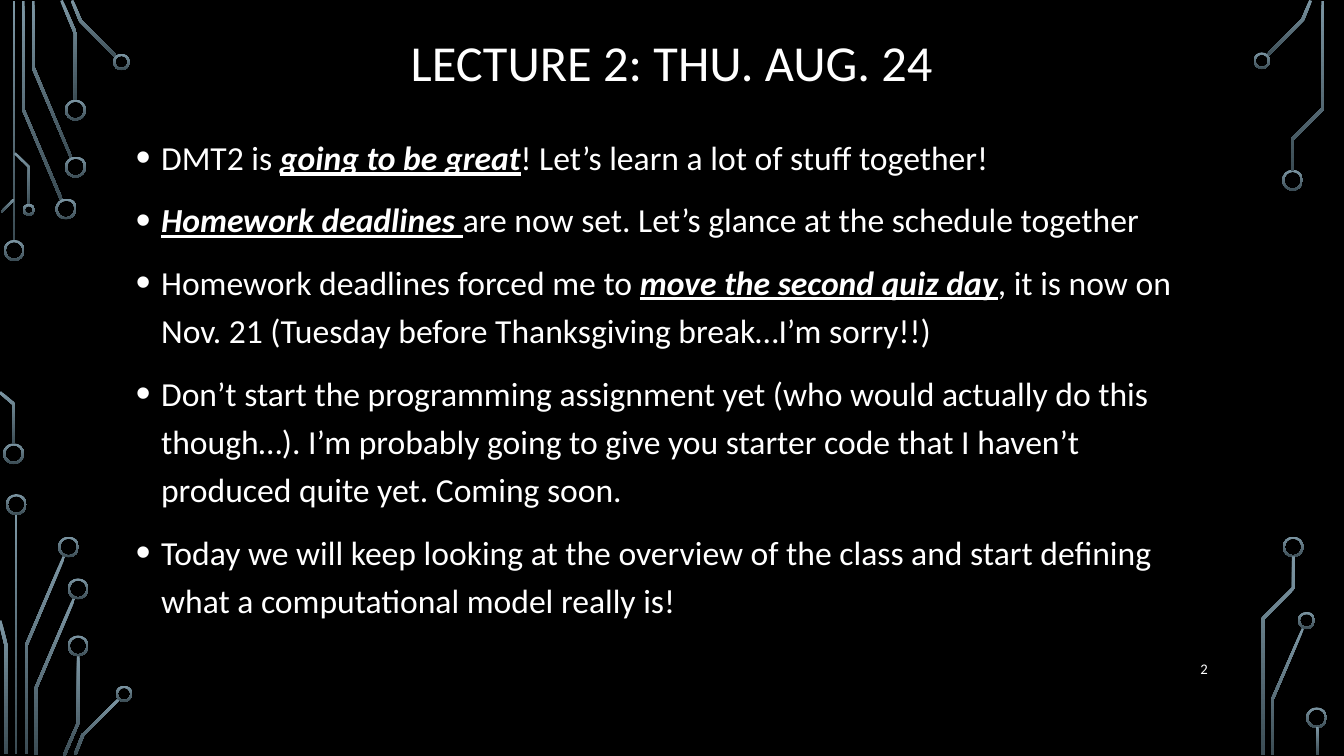
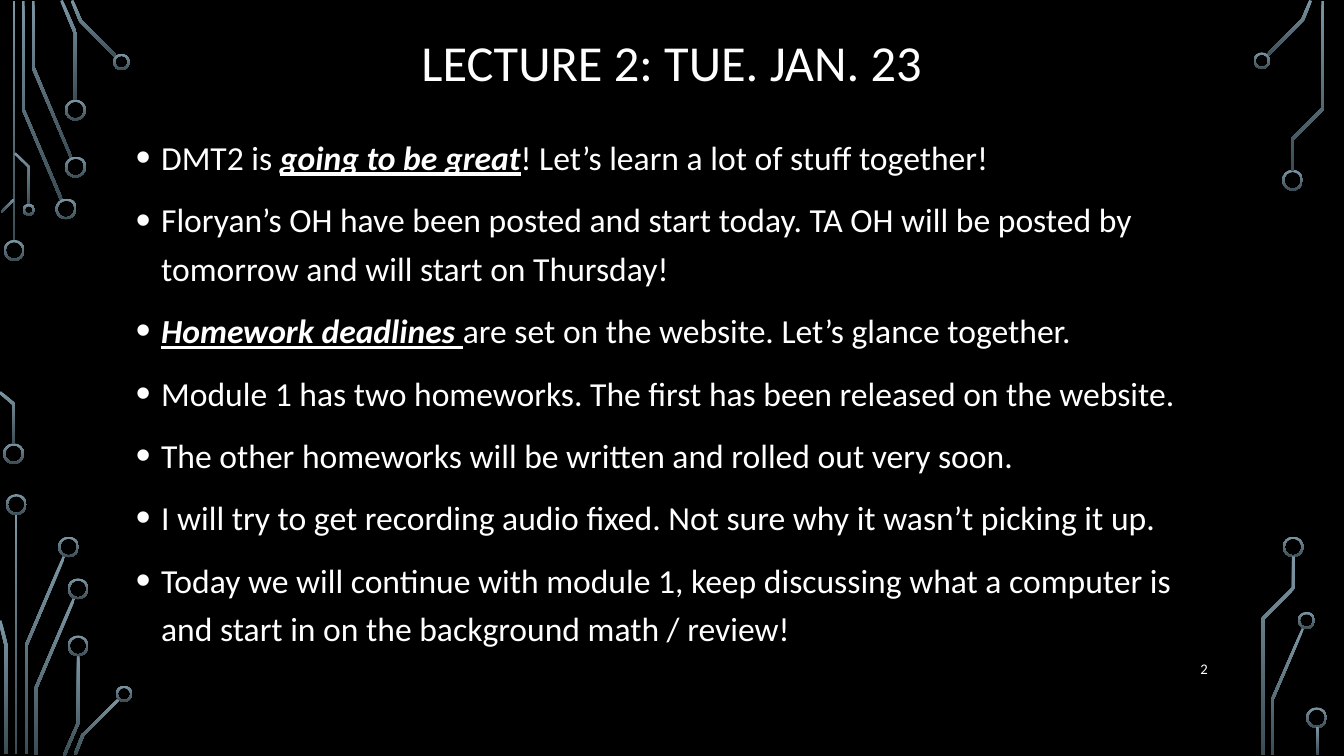
Before and after one commit to markfloryan/dmt2, a slide deck: slide 2 of slides/00-DailyAnnouncements.pptx. Drawn at 1344x756 pixels with LibreOffice and Linux fonts; fonts in the diff are those of the drawing; background and template pictures are left out. Boxes give left, top, right and bottom in pixels: in the first picture for what was removed or moved away, otherwise in the second. Text is boxed around its words. In the diff, an @@ line names an element or a change of style, - is before the commit and + after.

```diff
--- a/slides/00-DailyAnnouncements.pptx
+++ b/slides/00-DailyAnnouncements.pptx
@@ title at <box>421,48,922,82</box>: text changed @@
-LECTURE 2: THU. AUG. 24
+LECTURE 2: TUE. JAN. 23
@@ text at <box>161,208,1174,647</box>: text changed @@
-• Homework deadlines are now set. Let’s glance at the schedule together
-• Homework deadlines forced me to move the second quiz day, it is now on Nov. 21 (Tuesday before Thanksgiving break…I’m sorry!!)
-• Don’t start the programming assignment yet (who would actually do this though…). I’m probably going to give you starter code that I haven’t produced quite yet. Coming soon.
-• Today we will keep looking at the overview of the class and start defining what a computational model really is!
+• Floryan’s OH have been posted and start today. TA OH will be posted by tomorrow and will start on Thursday!
+• Homework deadlines are set on the website. Let’s glance together.
+• Module 1 has two homeworks. The first has been released on the website.
+• The other homeworks will be written and rolled out very soon.
+• I will try to get recording audio fixed. Not sure why it wasn’t picking it up.
+• Today we will continue with module 1, keep discussing what a computer is and start in on the background math / review!
```
Also in this commit, not shown: 21 slides removed, 5 other files.
